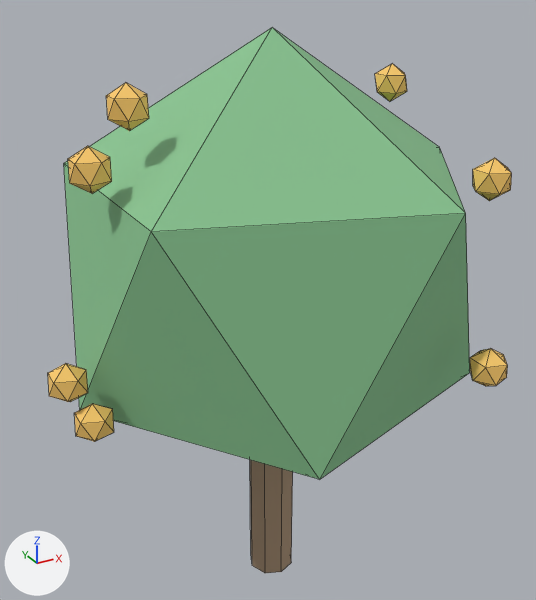
A saved change to the FBX model Assets/Resources/CoastRun/Models/Prop_OrangeTree.fbx.
Both versions are drawn from a 50 mm lens placed at (-1.61, -2.89, 3.06), pointed at (0.01, 0.05, 1.6). The lights are fixed; the arrows at lower left show +X, +Y and +Z. The picture after the commit comes second. Mesh edges are drawn as thin lines. Where no turn or scale is listed for an object, it has been applied to the vertices.

Names of what the first picture shows: 'Prop_OrangeTree'.
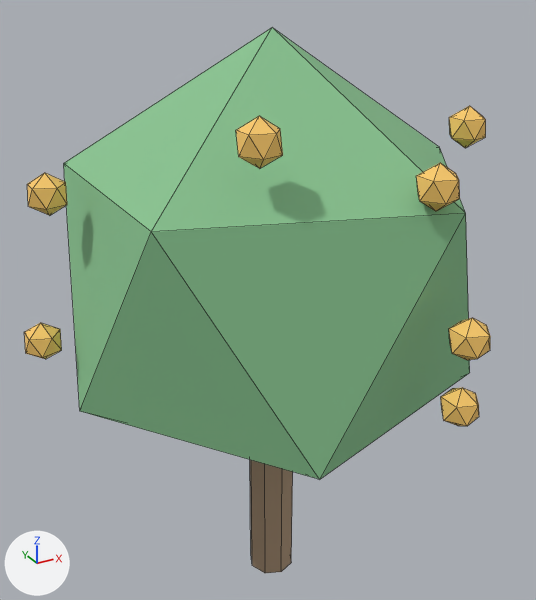
Pixel boxes (x1, y1, x2, y2) of what changed, in the pictures (536 x 600 px; the box of a moved part takes in the faces that stretch with it):
'Prop_OrangeTree', reshaped
    before: (48, 28, 512, 573)
    after: (24, 28, 490, 573)
part 1 of me_cylinder, moved or reshaped (not visible afterwards)
    before: (470, 348, 508, 386)
part 2 of me_cylinder, moved or reshaped (not visible afterwards)
    before: (375, 64, 407, 101)
part 3 of me_cylinder, moved or reshaped
    before: (48, 363, 88, 402)
    after: (449, 106, 486, 148)
part 4 of me_cylinder, moved or reshaped
    before: (74, 404, 114, 442)
    after: (27, 173, 67, 215)
part 5 of me_cylinder, moved or reshaped
    before: (106, 83, 149, 131)
    after: (441, 388, 479, 426)
part 6 of me_cylinder, moved or reshaped
    before: (473, 158, 512, 201)
    after: (236, 116, 283, 169)
part 7 of me_cylinder, moved or reshaped (not visible before)
    after: (416, 163, 460, 211)
part 8 of me_cylinder, moved or reshaped (not visible before)
    after: (24, 323, 62, 359)
part 9 of me_cylinder, moved or reshaped
    before: (68, 146, 112, 194)
    after: (449, 318, 490, 360)

What changed in the scene script:
```text
Change me_cylinder:
    used by ob_prop_orangetree; location = (0.0, 0.0, 0.585)
    remove me_cylinder.from_pydata(...)  # 136 vertices, 210 faces; spans x -1.13..0.98, y -1.02..1.16, z -0.58..2.28
    add me_cylinder.from_pydata(...)  # 136 vertices, 210 faces; spans x -1.15..0.98, y -1.14..1.15, z -0.58..2.28
    me_cylinder part 1: the loose piece of 12 vertices spanning x 0.43..0.59, y -1.02..-0.87, z 0.89..1.07 is moved by (-0.35, 2.01, 0.05)
    me_cylinder part 2: the loose piece of 12 vertices spanning x 0.64..0.8, y 0.03..0.18, z 1.9..2.08 is moved by (-0.44, 0.85, -0.37)
    me_cylinder part 3: the loose piece of 12 vertices spanning x -1.13..-0.97, y -0.27..-0.11, z 0.87..1.05 is moved by (1.73, -0.3, 0.92)
    me_cylinder part 4: the loose piece of 12 vertices spanning x -1.06..-0.9, y -0.35..-0.2, z 0.7..0.88 is moved by (0.01, 0.4, 0.86)
    me_cylinder part 5: the loose piece of 12 vertices spanning x -0.77..-0.61, y -0.2..-0.05, z 1.93..2.11 is moved by (1.01, -0.87, -1.15)
    me_cylinder part 6: the loose piece of 12 vertices spanning x 0.54..0.7, y -0.8..-0.65, z 1.62..1.8 is moved by (-1.04, 0.07, 0.24)
    me_cylinder part 7: the loose piece of 12 vertices spanning x -0.16..0.0, y 1.01..1.16, z 1.18..1.36 is moved by (0.26, -1.98, 0.51)
    me_cylinder part 8: the loose piece of 12 vertices spanning x 0.37..0.53, y 0.7..0.86, z 1.71..1.89 is moved by (-1.51, -0.63, -0.8)
    me_cylinder part 9: the loose piece of 12 vertices spanning x -0.96..-0.79, y -0.26..-0.11, z 1.72..1.9 is moved by (1.14, -0.88, -0.59)
```
